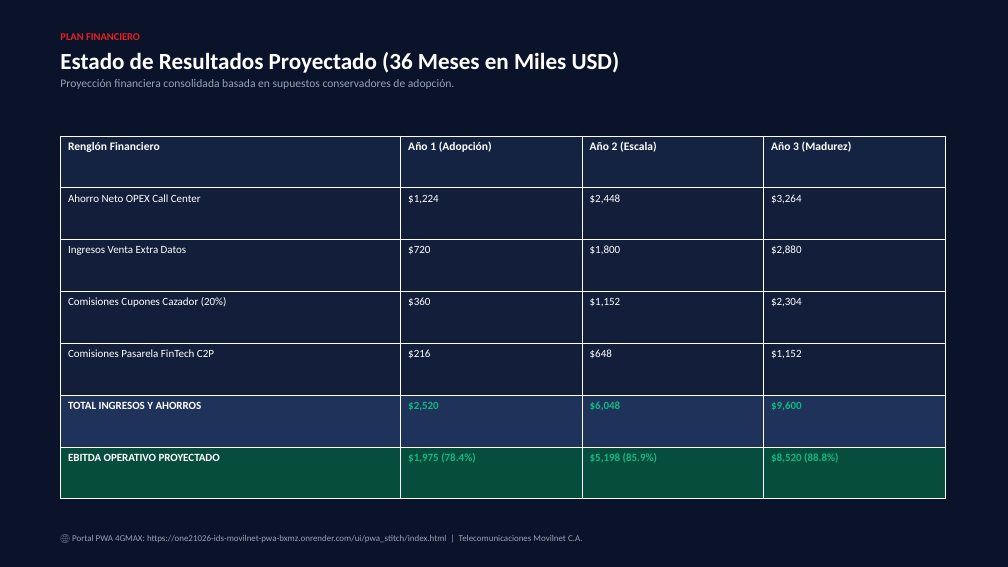
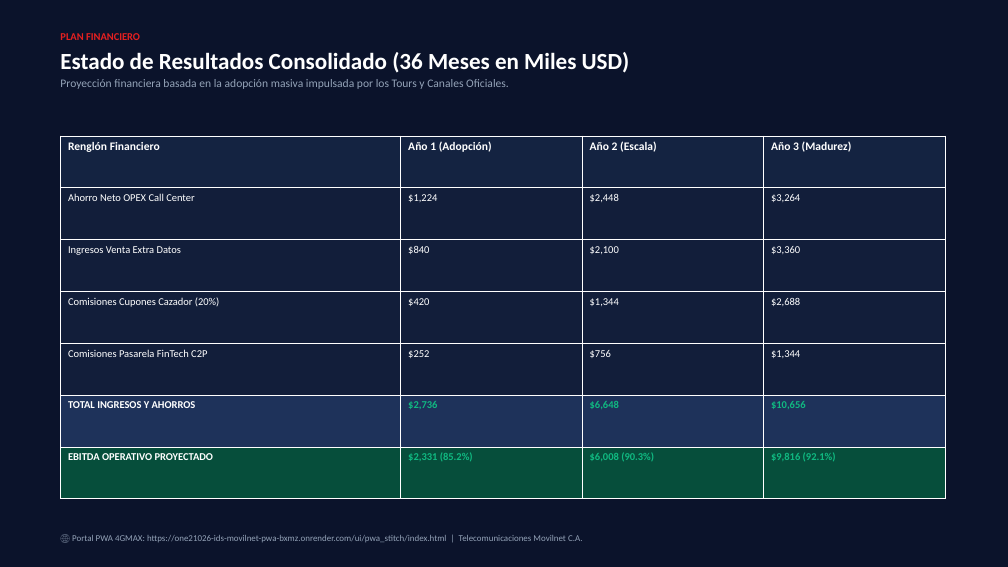
Before and after one commit to Idoysara/121026_IDS_MOVILNET_PWA, a slide deck: slide 9 of docs/PRESENTACION_EJECUTIVA_MOVILNET_IA.pptx (slide 8 before the commit). Drawn at 1008x567 pixels with LibreOffice and Linux fonts; fonts in the diff are those of the drawing. Boxes give left, top, right and bottom in pixels: in the first picture for what was removed or moved away, otherwise in the second. Text is boxed around its words. In the diff, an @@ line names an element or a change of style, - is before the commit and + after.

Commit message:
feat(strategy): update partnership model with 4.2M users, POP, Tours Movilnet, k capital and Waterfall 75/25

```diff
--- a/docs/PRESENTACION_EJECUTIVA_MOVILNET_IA.pptx
+++ b/docs/PRESENTACION_EJECUTIVA_MOVILNET_IA.pptx
@@ text at box(60, 52, 630, 89): text changed @@
-Estado de Resultados Proyectado (36 Meses en Miles USD)
-Proyección financiera consolidada basada en supuestos conservadores de adopción.
+Estado de Resultados Consolidado (36 Meses en Miles USD)
+Proyección financiera basada en la adopción masiva impulsada por los Tours y Canales Oficiales.
@@ table at box(60, 136, 945, 499) @@
-row 3: Ingresos Venta Extra Datos | $720 | $1,800 | $2,880
+row 3: Ingresos Venta Extra Datos | $840 | $2,100 | $3,360
-row 4: Comisiones Cupones Cazador (20%) | $360 | $1,152 | $2,304
+row 4: Comisiones Cupones Cazador (20%) | $420 | $1,344 | $2,688
-row 5: Comisiones Pasarela FinTech C2P | $216 | $648 | $1,152
+row 5: Comisiones Pasarela FinTech C2P | $252 | $756 | $1,344
-row 6: TOTAL INGRESOS Y AHORROS | $2,520 | $6,048 | $9,600
+row 6: TOTAL INGRESOS Y AHORROS | $2,736 | $6,648 | $10,656
-row 7: EBITDA OPERATIVO PROYECTADO | $1,975 (78.4%) | $5,198 (85.9%) | $8,520 (88.8%)
+row 7: EBITDA OPERATIVO PROYECTADO | $2,331 (85.2%) | $6,008 (90.3%) | $9,816 (92.1%)
@@ size 10.5 to 10 pt in "Ahorro Neto OPEX Call Center", "$1,224", "$2,448", "$3,264" and 5 more places @@
```
Also in this commit, not shown: 8 other slides changed, 1 slide added, 1 slide removed, 9 other files.
